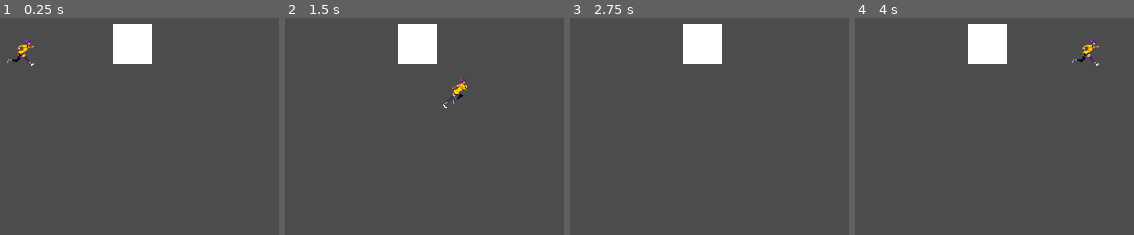
Above: before the commit, frames 1-4 (left to right).
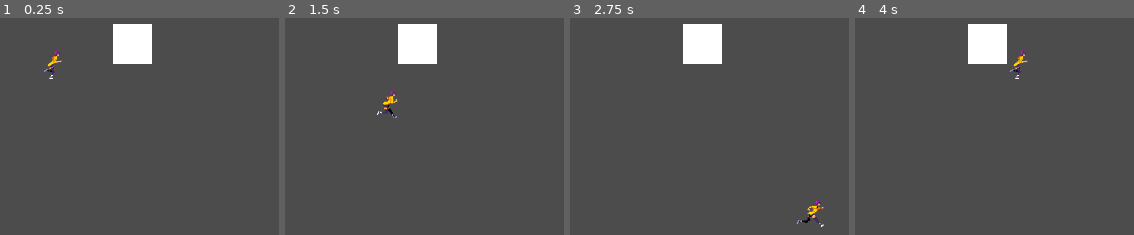
Above: after the commit, the same moments.

Repository: llears123/joc1.3
Game: Godot game, scene res://joc1.3.tscn
The game is run twice, just before and just after one commit, with the same random seed, the same clock (stepped at 60 frames per second) and the same inputs. Before the commit the project has no main scene; this scene is started directly in both runs.
Inputs:
- Up to frame 1 (0.25 s): no input
- Up to frame 2 (1.5 s): hold Right (ui_right) 0.53-1.28 s; hold Down (ui_down) from 1.28 s (still down)
- Up to frame 3 (2.75 s): release Down (ui_down) at 2.03 s; hold Right (ui_right) from 2.03 s (still down)
- Up to frame 4 (4 s): release Right (ui_right) at 2.78 s; hold Up (ui_up) 2.78-3.53 s; hold Left (ui_left) from 3.53 s (still down)

The runs differ from the first frame. In frame 1, 0.5% of the frame differs, in the area x 2-23%, y 9-29%; in frame 2, 0.6%, in the area x 32-66%, y 27-47%; in frame 3, 0.3%; in frame 4, 0.6%.

Commit message:
Contacte
Ja pot xocar i està més ordenat

Diff:
--- /dev/null
+++ b/Paret.tscn
@@ -0,0 +1,20 @@
+[gd_scene load_steps=2 format=2]
+
+[sub_resource type="RectangleShape2D" id=4]
+extents = Vector2( 19.75, 20 )
+
+[node name="Paret" type="StaticBody2D"]
+position = Vector2( -1, 2 )
+__meta__ = {
+"_edit_group_": true
+}
+
+[node name="ColorRect" type="ColorRect" parent="."]
+margin_left = 235.0
+margin_top = 285.0
+margin_right = 274.0
+margin_bottom = 325.0
+
+[node name="CollisionShape2D" type="CollisionShape2D" parent="."]
+position = Vector2( 254.75, 305 )
+shape = SubResource( 4 )
--- a/joc1.3.tscn
+++ b/joc1.3.tscn
@@ -1,46 +1,11 @@
-[gd_scene load_steps=13 format=2]
+[gd_scene load_steps=3 format=2]
 
-[ext_resource path="res://Sprite/run-3.png" type="Texture" id=1]
-[ext_resource path="res://Sprite/run-8.png" type="Texture" id=2]
-[ext_resource path="res://Sprite/run-4.png" type="Texture" id=3]
-[ext_resource path="res://Sprite/run-2.png" type="Texture" id=4]
-[ext_resource path="res://Sprite/run-7.png" type="Texture" id=5]
-[ext_resource path="res://Sprite/run-1.png" type="Texture" id=6]
-[ext_resource path="res://Sprite/run-5.png" type="Texture" id=7]
-[ext_resource path="res://Sprite/run-6.png" type="Texture" id=8]
-[ext_resource path="res://jugador1.gd" type="Script" id=9]
-
-[sub_resource type="RectangleShape2D" id=4]
-extents = Vector2( 19.75, 20 )
-
-[sub_resource type="SpriteFrames" id=5]
-animations = [ {
-"frames": [ ExtResource( 6 ), ExtResource( 4 ), ExtResource( 1 ), ExtResource( 3 ), ExtResource( 7 ), ExtResource( 8 ), ExtResource( 5 ), ExtResource( 2 ) ],
-"loop": true,
-"name": "cara",
-"speed": 15.0
-} ]
-
-[sub_resource type="CapsuleShape2D" id=6]
-height = 8.0
+[ext_resource path="res://jugador.tscn" type="PackedScene" id=1]
+[ext_resource path="res://Paret.tscn" type="PackedScene" id=2]
 
 [node name="joc13" type="Node2D"]
 
-[node name="StaticBody2D" type="StaticBody2D" parent="."]
-position = Vector2( -1, 2 )
-__meta__ = {
-"_edit_group_": true
-}
-
-[node name="ColorRect" type="ColorRect" parent="StaticBody2D"]
-margin_left = 235.0
-margin_top = 285.0
-margin_right = 274.0
-margin_bottom = 325.0
-
-[node name="CollisionShape2D" type="CollisionShape2D" parent="StaticBody2D"]
-position = Vector2( 254.75, 305 )
-shape = SubResource( 4 )
+[node name="Paret" parent="." instance=ExtResource( 2 )]
 
 [node name="CanvasLayer" type="CanvasLayer" parent="."]
 
@@ -50,22 +15,5 @@
 position = Vector2( 224, 327 )
 scale = Vector2( 1.48829, 3.85119 )
 
-[node name="jugador" type="KinematicBody2D" parent="."]
-position = Vector2( 39, 59 )
-script = ExtResource( 9 )
-__meta__ = {
-"_edit_group_": true
-}
-V = 200
-
-[node name="cinematic" type="AnimatedSprite" parent="jugador"]
-position = Vector2( 105, 252 )
-scale = Vector2( 0.570423, 0.589552 )
-frames = SubResource( 5 )
-animation = "cara"
-frame = 2
-playing = true
-
-[node name="CollisionShape2D" type="CollisionShape2D" parent="jugador"]
-position = Vector2( 106, 258 )
-shape = SubResource( 6 )
+[node name="jugador" parent="." instance=ExtResource( 1 )]
+position = Vector2( 173, 322 )
--- /dev/null
+++ b/jugador.tscn
@@ -0,0 +1,39 @@
+[gd_scene load_steps=12 format=2]
+
+[ext_resource path="res://jugador1.gd" type="Script" id=1]
+[ext_resource path="res://Sprite/run-6.png" type="Texture" id=2]
+[ext_resource path="res://Sprite/run-3.png" type="Texture" id=3]
+[ext_resource path="res://Sprite/run-8.png" type="Texture" id=4]
+[ext_resource path="res://Sprite/run-4.png" type="Texture" id=5]
+[ext_resource path="res://Sprite/run-2.png" type="Texture" id=6]
+[ext_resource path="res://Sprite/run-7.png" type="Texture" id=7]
+[ext_resource path="res://Sprite/run-5.png" type="Texture" id=8]
+[ext_resource path="res://Sprite/run-1.png" type="Texture" id=9]
+
+[sub_resource type="SpriteFrames" id=5]
+animations = [ {
+"frames": [ ExtResource( 9 ), ExtResource( 6 ), ExtResource( 3 ), ExtResource( 5 ), ExtResource( 8 ), ExtResource( 2 ), ExtResource( 7 ), ExtResource( 4 ) ],
+"loop": true,
+"name": "cara",
+"speed": 15.0
+} ]
+
+[sub_resource type="CapsuleShape2D" id=6]
+height = 8.0
+
+[node name="jugador" type="KinematicBody2D"]
+script = ExtResource( 1 )
+__meta__ = {
+"_edit_group_": true
+}
+V = 200
+
+[node name="cinematic" type="AnimatedSprite" parent="."]
+scale = Vector2( 0.570423, 0.589552 )
+frames = SubResource( 5 )
+animation = "cara"
+frame = 4
+playing = true
+
+[node name="CollisionShape2D" type="CollisionShape2D" parent="."]
+shape = SubResource( 6 )
--- a/jugador1.gd
+++ b/jugador1.gd
@@ -28,6 +28,6 @@
 	if moviment.length() > 0:
 		moviment = moviment.normalized() * V
 
-	position += moviment * delta
+	move_and_slide(moviment)
 	position.x = clamp(position.x, 0, limit.x)
 	position.y = clamp(position.y, 0, limit.y)
--- a/project.godot
+++ b/project.godot
@@ -11,6 +11,7 @@
 [application]
 
 config/name="joc.1.3"
+run/main_scene="res://joc1.3.tscn"
 config/icon="res://icon.png"
 
 [display]
